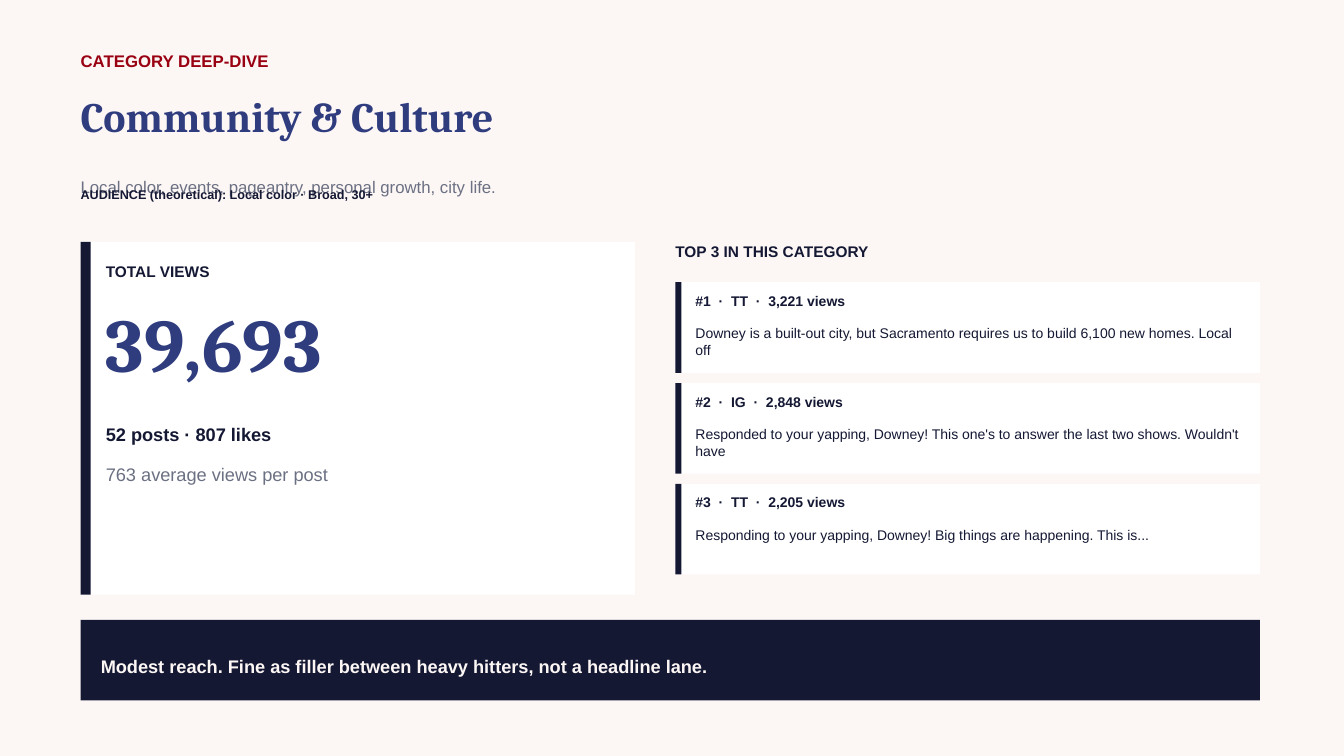
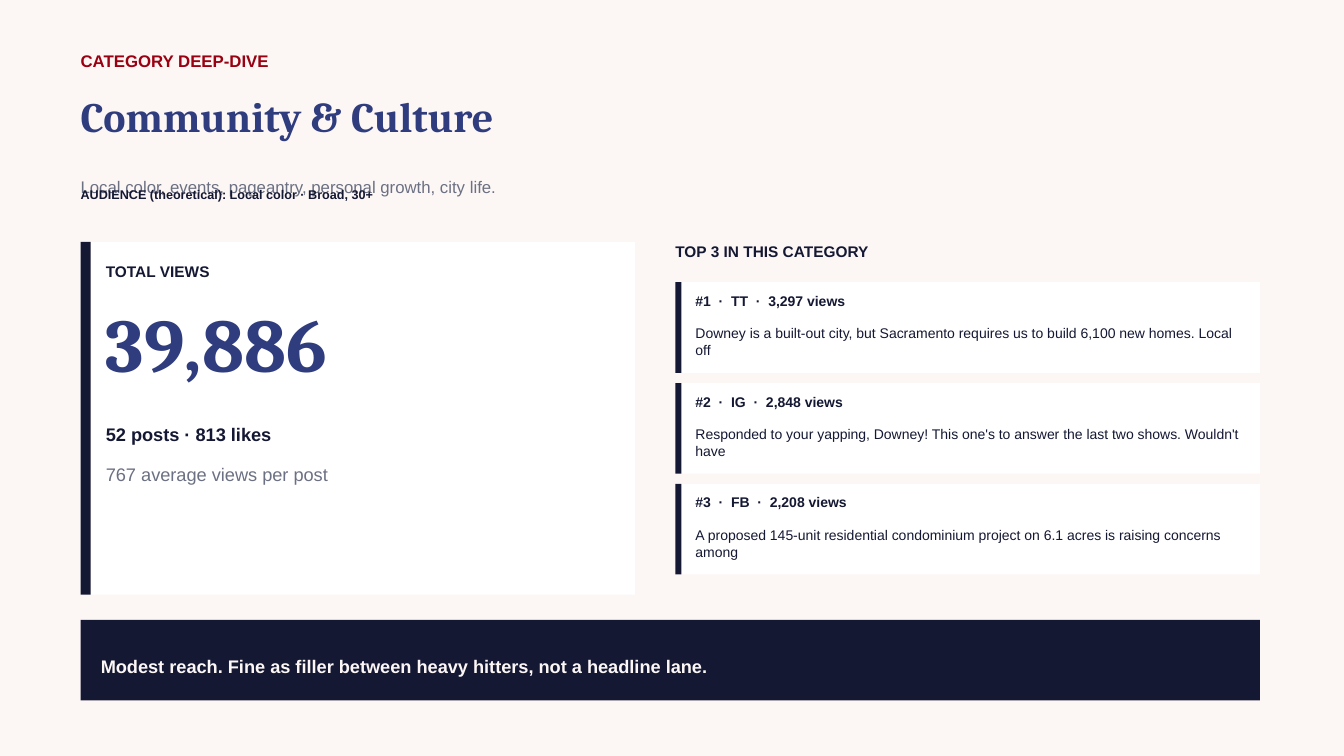
Before and after one commit to zvmmer/talking-downey-kpis, a slide deck: slide 13 of SPONSOR_CONTENT_REPORT.pptx. Drawn at 1344x756 pixels with LibreOffice and Linux fonts; fonts in the diff are those of the drawing. Boxes give left, top, right and bottom in pixels: in the first picture for what was removed or moved away, otherwise in the second. Text is boxed around its words. In the diff, an @@ line names an element or a change of style, - is before the commit and + after.

```diff
--- a/SPONSOR_CONTENT_REPORT.pptx
+++ b/SPONSOR_CONTENT_REPORT.pptx
@@ text at [695,296,845,308]: text changed @@
-#1 · TT · 3,221 views
+#1 · TT · 3,297 views
@@ text at [106,320,327,383]: text changed @@
-39,693
+39,886
@@ text at [106,427,271,445]: text changed @@
-52 posts · 807 likes
+52 posts · 813 likes
@@ text at [106,468,328,485]: text changed @@
-763 average views per post
+767 average views per post
@@ text at [695,497,847,509]: text changed @@
-#3 · TT · 2,205 views
+#3 · FB · 2,208 views
@@ text at [695,530,1221,560]: text changed @@
-Responding to your yapping, Downey! Big things are happening. This is...
+A proposed 145-unit residential condominium project on 6.1 acres is raising concerns among
```
Also in this commit, not shown: 9 other slides changed, 5 other files.
